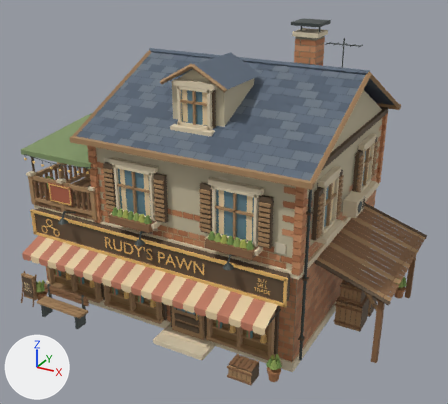
The Blender file SourceAssets/Blender/Buildings/RudyPawnshop/Source/RudyPawnshop.blend: old version first, new version second.
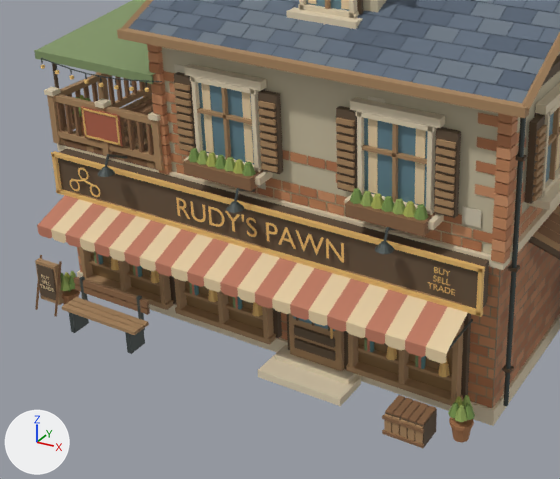
There are two pictures of each version: one whole from a 50 mm lens placed at (10.65, -18.64, 12.52), pointed at (1.03, -1.14, 3.77), one close up on the part from 0% to 74% of the width and 30% to 100% of the height. Every picture has the same lights, and +X, +Y and +Z are marked at lower left. The last two pictures show the newer version.

Script lines for the objects in view, before the commit:
```python
ob_rudy_01_ground_mass = bpy.data.objects.new('RUDY_01_Ground_Mass', me_rudy_01_ground_mass)
ob_rudy_01_ground_mass.parent = ob_rudypawnshop_root
ob_rudy_01_ground_mass.location = (0.0, 0.0, 0.0)
ob_rudy_03_lower_brick_front = bpy.data.objects.new('RUDY_03_Lower_Brick_Front', me_rudy_03_lower_brick_front)
ob_rudy_03_lower_brick_front.parent = ob_rudypawnshop_root
ob_rudy_03_lower_brick_front.location = (0.0, 0.0, 0.0)
ob_rudy_10_shopfront = bpy.data.objects.new('RUDY_10_Shopfront', me_rudy_10_shopfront)
ob_rudy_10_shopfront.parent = ob_rudypawnshop_root
ob_rudy_10_shopfront.location = (0.0, 0.0, 0.0)
ob_rudy_12_shop_door = bpy.data.objects.new('RUDY_12_Shop_Door', me_rudy_12_shop_door)
ob_rudy_12_shop_door.parent = ob_rudypawnshop_root
ob_rudy_12_shop_door.location = (0.0, 0.0, 0.0)
ob_rudy_22_slate_tiles = bpy.data.objects.new('RUDY_22_Slate_Tiles', me_rudy_22_slate_tiles)
ob_rudy_22_slate_tiles.parent = ob_rudypawnshop_root
ob_rudy_22_slate_tiles.location = (0.0, 0.0, 0.0)
# also in view: 'RUDY_13_Sign_Frame' at (0.0, -4.44, 3.02); 'RUDY_12_Shop_Steps' at (1.38, -4.48, 0.13); 'RUDY_16_Terrace_Deck' at (-3.66, -1.95, 3.56); 'RUDY_11_Display_Relief' at (-0.03, -4.26, 1.44); 'RUDY_15_Striped_Awning' at (0.0, -4.88, 2.3)
```
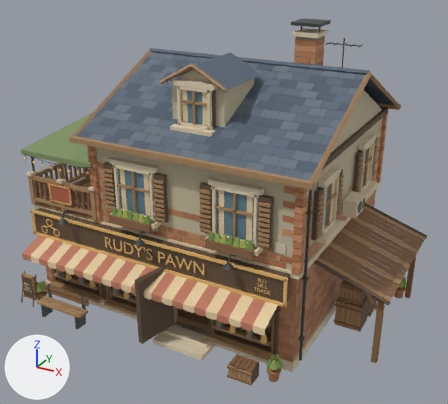
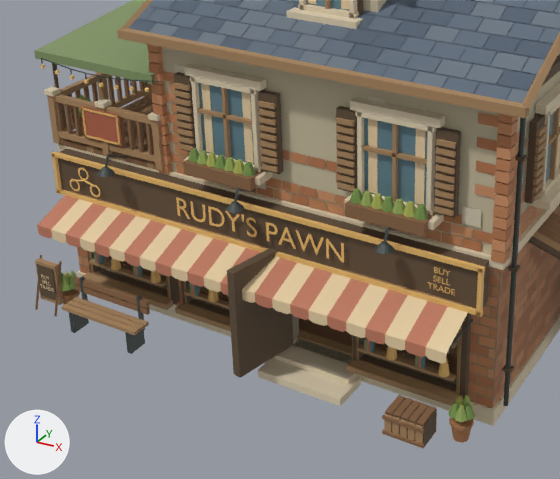
ob_int_cut_window_0 is not drawn itself; it is used by a modifier of ob_rudy_01_ground_mass, ob_rudy_03_lower_brick_front, ob_rudy_10_shopfront.
ob_int_cut_window_1 is not drawn itself; it is used by a modifier of ob_rudy_01_ground_mass, ob_rudy_03_lower_brick_front, ob_rudy_10_shopfront.
ob_int_cut_window_2 is not drawn itself; it is used by a modifier of ob_rudy_01_ground_mass, ob_rudy_03_lower_brick_front, ob_rudy_10_shopfront.

Changed parts and their boxes [x1, y1, x2, y2] in the close-ups (560 x 479 px):
'RUDY_10_Shopfront', modifiers changed, reshaped
    both: [70, 191, 471, 406]
'RUDY_12_Shop_Door', moved
    before: [286, 313, 348, 371]
    after: [227, 248, 293, 378]
'RUDY_INT_Window_Panes', added (mostly hidden)
    after: [99, 255, 458, 385]
'RUDY_INT_Floor', added (brown)
    after: [297, 318, 352, 356]
    faces in mat_rudy_oak (brown #896545): [299, 318, 352, 347]
    faces in mat_rudy_oak_edge (brown #aa865f): [297, 330, 352, 356]

What changed in the scene script:
```text
Change ob_rudy_01_ground_mass:
    add _m = ob_rudy_01_ground_mass.modifiers.new('INT_Cut_Room', 'BOOLEAN')
    add _m.object = ob_int_cut_room
    add _m = ob_rudy_01_ground_mass.modifiers.new('INT_Cut_Entrance', 'BOOLEAN')
    add _m.object = ob_int_cut_entrance
    add _m = ob_rudy_01_ground_mass.modifiers.new('INT_Cut_Window_0', 'BOOLEAN')
    add _m.object = ob_int_cut_window_0
    add _m = ob_rudy_01_ground_mass.modifiers.new('INT_Cut_Window_1', 'BOOLEAN')
    add _m.object = ob_int_cut_window_1
    add _m = ob_rudy_01_ground_mass.modifiers.new('INT_Cut_Window_2', 'BOOLEAN')
    add _m.object = ob_int_cut_window_2
    add _m = ob_rudy_01_ground_mass.modifiers.new('INT_Cut_Stairwell', 'BOOLEAN')
    add _m.object = ob_int_cut_stairwell
Change ob_rudy_03_lower_brick_front:
    add _m = ob_rudy_03_lower_brick_front.modifiers.new('INT_Cut_Entrance', 'BOOLEAN')
    add _m.object = ob_int_cut_entrance
    add _m = ob_rudy_03_lower_brick_front.modifiers.new('INT_Cut_Window_0', 'BOOLEAN')
    add _m.object = ob_int_cut_window_0
    add _m = ob_rudy_03_lower_brick_front.modifiers.new('INT_Cut_Window_1', 'BOOLEAN')
    add _m.object = ob_int_cut_window_1
    add _m = ob_rudy_03_lower_brick_front.modifiers.new('INT_Cut_Window_2', 'BOOLEAN')
    add _m.object = ob_int_cut_window_2
Change ob_rudy_10_shopfront:
    add _m = ob_rudy_10_shopfront.modifiers.new('INT_Cut_Window_0', 'BOOLEAN')
    add _m.object = ob_int_cut_window_0
    add _m = ob_rudy_10_shopfront.modifiers.new('INT_Cut_Window_1', 'BOOLEAN')
    add _m.object = ob_int_cut_window_1
    add _m = ob_rudy_10_shopfront.modifiers.new('INT_Cut_Window_2', 'BOOLEAN')
    add _m.object = ob_int_cut_window_2
Change ob_rudy_12_shop_door:
    ob_rudy_12_shop_door.parent: ob_rudypawnshop_root -> ob_rudy_door_entrance_root
    ob_rudy_12_shop_door.location: (0.0, 0.0, 0.0) -> (-0.665, 4.09, -0.365)
Add ob_rudy_door_entrance_root:
    ob_rudy_door_entrance_root = bpy.data.objects.new('RUDY_Door_Entrance_ROOT', None)
    ob_rudy_door_entrance_root.location = (0.665, -4.09, 0.365)
    ob_rudy_door_entrance_root.rotation_euler = (0.0, 0.0, -1.78)  # degrees (0, 0, -102)
Add ob_int_cut_window_1:
    ob_int_cut_window_1 = bpy.data.objects.new('INT_Cut_Window_1', me_int_cut_window_1)  # a box spanning x -1.82..0.26, y -4.2..-3.6, z 0.59..2.51; in mat_rudy_dark_timber (brown #5f4d3a)
    ob_int_cut_window_1.parent = ob_rudypawnshop_root
    ob_int_cut_window_1.location = (0.0, 0.0, 0.0)
Add ob_int_cut_window_2:
    ob_int_cut_window_2 = bpy.data.objects.new('INT_Cut_Window_2', me_int_cut_window_2)  # a box spanning x 2.31..4.35, y -4.2..-3.6, z 0.59..2.51; in mat_rudy_dark_timber (brown #5f4d3a)
    ob_int_cut_window_2.parent = ob_rudypawnshop_root
    ob_int_cut_window_2.location = (0.0, 0.0, 0.0)
Add ob_int_cut_window_0:
    ob_int_cut_window_0 = bpy.data.objects.new('INT_Cut_Window_0', me_int_cut_window_0)  # a box spanning x -4.41..-2.34, y -4.2..-3.6, z 0.59..2.51; in mat_rudy_dark_timber (brown #5f4d3a)
    ob_int_cut_window_0.parent = ob_rudypawnshop_root
    ob_int_cut_window_0.location = (0.0, 0.0, 0.0)
Add ob_int_cut_entrance:
    ob_int_cut_entrance = bpy.data.objects.new('INT_Cut_Entrance', me_int_cut_entrance)  # a box spanning x 0.66..2.1, y -4.3..-3.66, z 0.26..2.7; in mat_rudy_dark_timber (brown #5f4d3a)
    ob_int_cut_entrance.parent = ob_rudypawnshop_root
    ob_int_cut_entrance.location = (0.0, 0.0, 0.0)
Add ob_int_cut_room:
    ob_int_cut_room = bpy.data.objects.new('INT_Cut_Room', me_int_cut_room)  # a box spanning x -4.75..4.75, y -3.75..3.75, z 0.34..3.3; in mat_rudy_dark_timber (brown #5f4d3a)
    ob_int_cut_room.parent = ob_rudypawnshop_root
    ob_int_cut_room.location = (0.0, 0.0, 0.0)
Add ob_int_cut_stairwell:
    ob_int_cut_stairwell = bpy.data.objects.new('INT_Cut_Stairwell', me_int_cut_stairwell)  # a box spanning x 3.1..4.74, y -1.59..3.75, z 2.48..5.6; in mat_rudy_dark_timber (brown #5f4d3a)
    ob_int_cut_stairwell.parent = ob_rudypawnshop_root
    ob_int_cut_stairwell.location = (0.0, 0.0, 0.0)
Add ob_rudy_int_floor:
    ob_rudy_int_floor = bpy.data.objects.new('RUDY_INT_Floor', me_rudy_int_floor)  # 1536 vertices, 1152 faces; spans x -4.74..4.74, y -3.83..3.68, z 0.34..0.37; in mat_rudy_oak_edge (brown #aa865f), mat_rudy_oak (brown #896545); modifiers BEVEL
    ob_rudy_int_floor.parent = ob_rudypawnshop_root
    ob_rudy_int_floor.location = (0.0, 0.0, 0.0)
Add ob_rudy_int_window_panes:
    ob_rudy_int_window_panes = bpy.data.objects.new('RUDY_INT_Window_Panes', me_rudy_int_window_panes)  # a box spanning x -4.4..-2.34, y -4.02..-4.0, z 0.6..2.51; a box spanning x -1.81..0.25, y -4.02..-4.0, z 0.6..2.51; a box spanning x 2.32..4.34, y -4.02..-4.0, z 0.6..2.51; in mat_rudy_int_clear_glass (white #ddece6)
    ob_rudy_int_window_panes.parent = ob_rudypawnshop_root
    ob_rudy_int_window_panes.location = (0.0, 0.0, 0.0)
```
